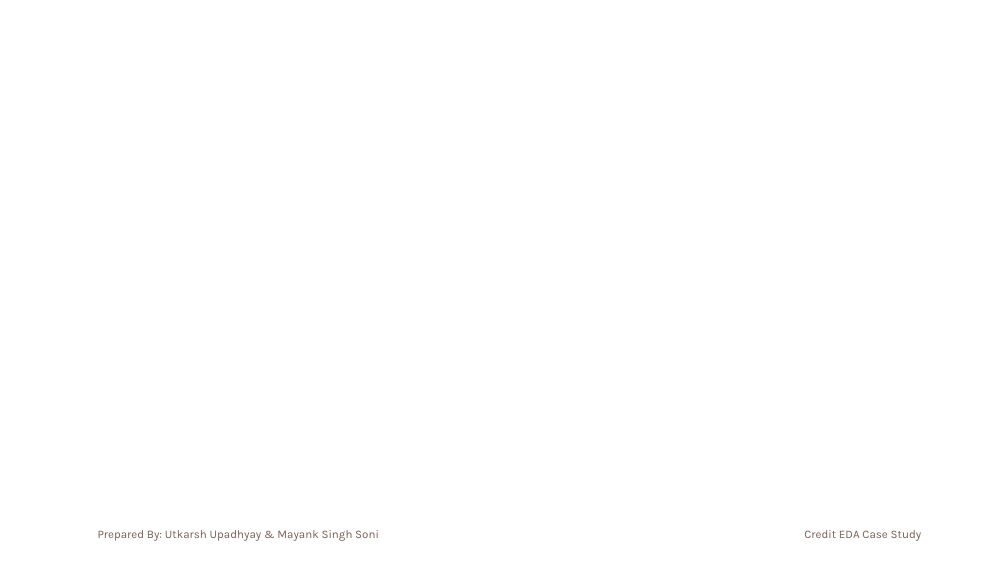
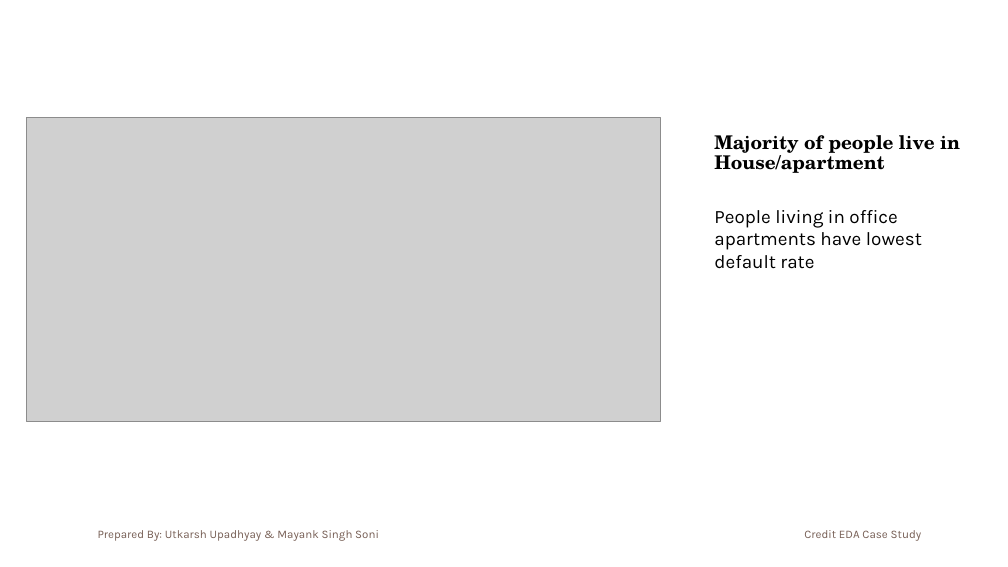
Before and after one commit to mynksoni/EDA-CaseStudy, a slide deck: slide 30 of Credit EDA Case Study.pptx (slide 22 before the commit). Drawn at 1008x567 pixels with LibreOffice and Linux fonts; fonts in the diff are those of the drawing; grey boxes stand for pictures; background and template pictures are left out. Boxes give left, top, right and bottom in pixels: in the first picture for what was removed or moved away, otherwise in the second. Text is boxed around its words. In the diff, an @@ line names an element or a change of style, - is before the commit and + after.

```diff
--- a/Credit EDA Case Study.pptx
+++ b/Credit EDA Case Study.pptx
@@ picture added at box(26, 118, 661, 422) @@
@@ title added at box(714, 135, 960, 173), 18 pt, text #000000, bold @@
+Majority of people live in House/apartment
@@ text added at box(714, 210, 922, 269), 18 pt, text #000000 @@
+People living in office apartments have lowest default rate
```
Also in this commit, not shown: 2 other slides changed, 12 slides added, 2 other files.
